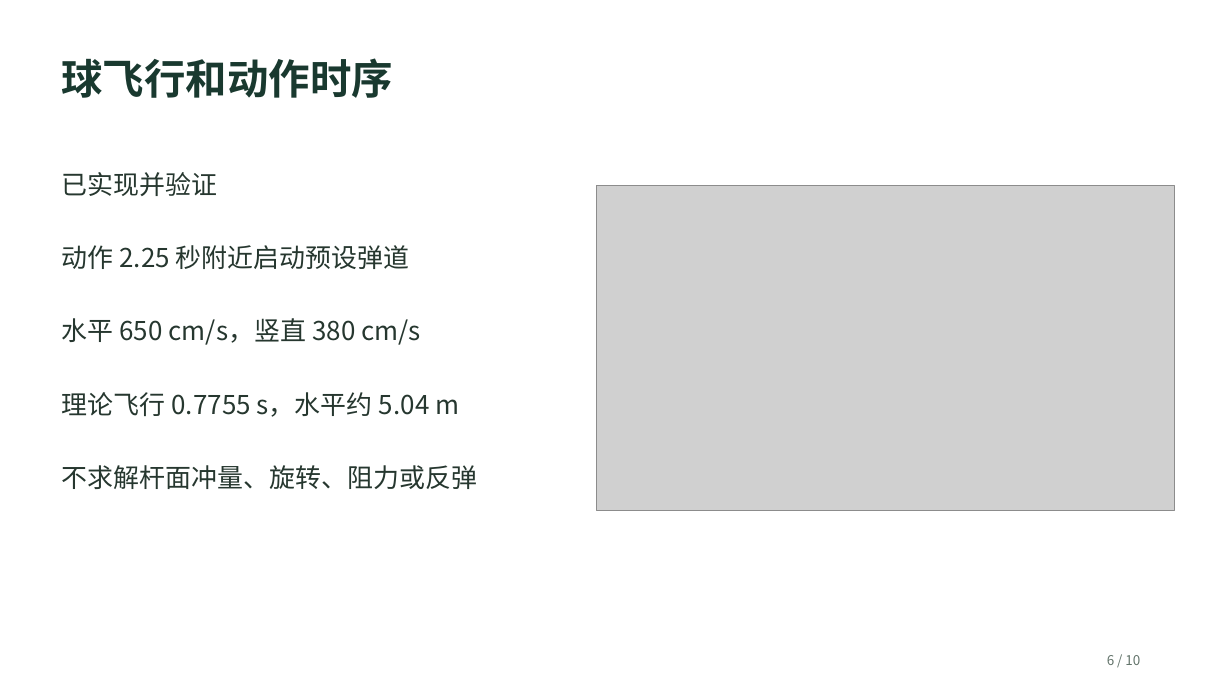
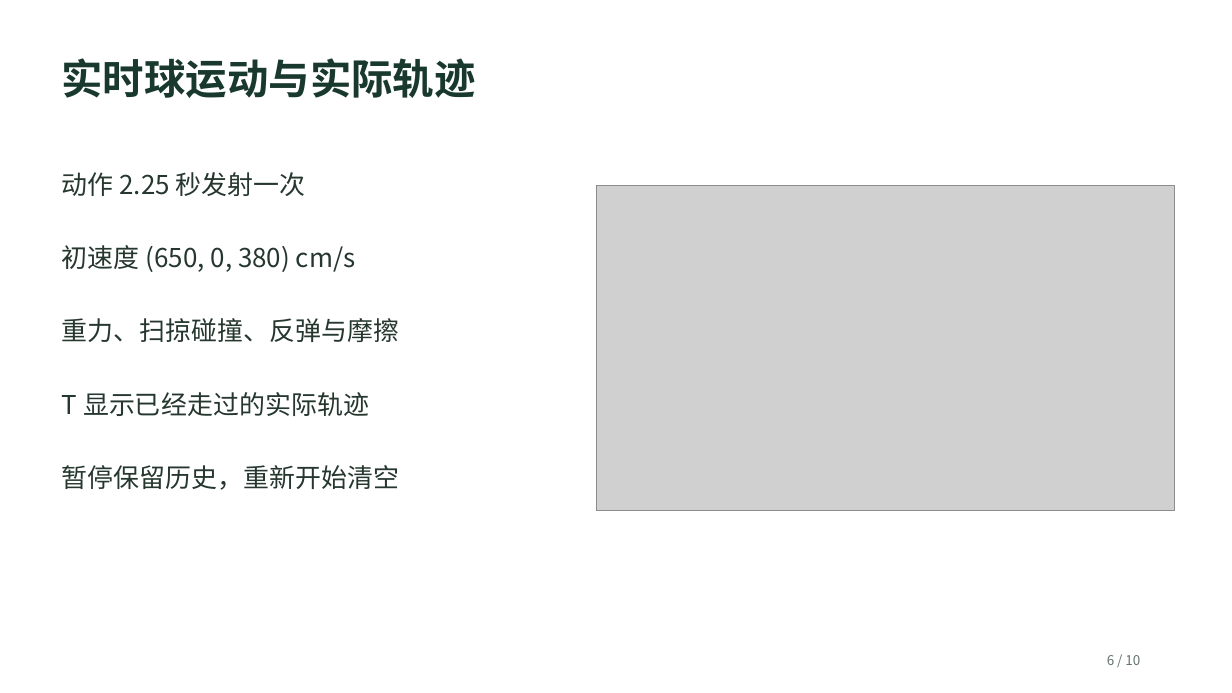
Before and after one commit to homepigge-zky/GolfHeadCam-UE5, a slide deck: slide 6 of Deliverables/演示讲解_10页.pptx. Drawn at 1232x693 pixels with LibreOffice and Linux fonts; fonts in the diff are those of the drawing; grey boxes stand for pictures. Boxes give left, top, right and bottom in pixels: in the first picture for what was removed or moved away, otherwise in the second. Text is boxed around its words. In the diff, an @@ line names an element or a change of style, - is before the commit and + after.

```diff
--- a/Deliverables/演示讲解_10页.pptx
+++ b/Deliverables/演示讲解_10页.pptx
@@ text at (62,58,476,98): text changed @@
-球飞行和动作时序
+实时球运动与实际轨迹
@@ text at (62,172,306,196): text changed @@
-已实现并验证
+动作 2.25 秒发射一次
@@ text at (62,245,356,272): text changed @@
-动作 2.25 秒附近启动预设弹道
+初速度 (650, 0, 380) cm/s
@@ text at (62,318,400,342): text changed @@
-水平 650 cm/s，竖直 380 cm/s
+重力、扫掠碰撞、反弹与摩擦
@@ text at (62,392,369,416): text changed @@
-理论飞行 0.7755 s，水平约 5.04 m
+T 显示已经走过的实际轨迹
@@ text at (62,465,400,490): text changed @@
-不求解杆面冲量、旋转、阻力或反弹
+暂停保留历史，重新开始清空
```
Also in this commit, not shown: 6 other slides changed, 48 other files.
